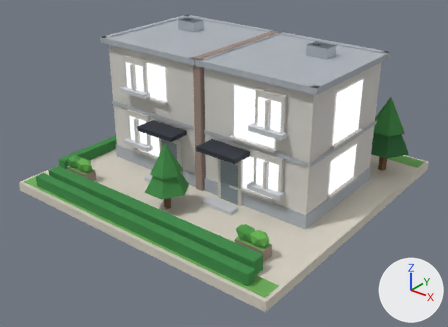
Two versions of the glTF model public/models/04.glb, one commit apart.
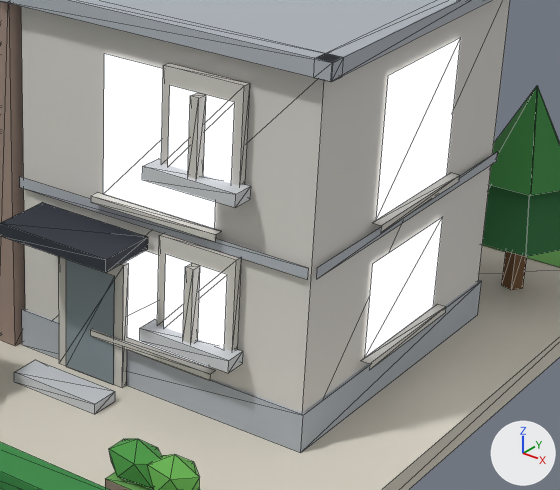
There are two pictures of each version: one whole from a camera (50 mm lens) standing at (1.127, -1.444, 0.947) and looking at (0.027, -0.069, 0.094), one close up on the part from 44% to 89% of the width and 20% to 74% of the height. Lighting does not change. The marker at lower right points along +X, +Y and +Z. The older version's two pictures come first. The close-ups show mesh edges as thin lines. Vertices at exactly the same position are counted once.

In view in the first close-up: 'b04'.
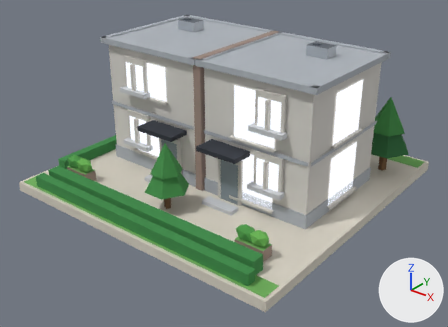
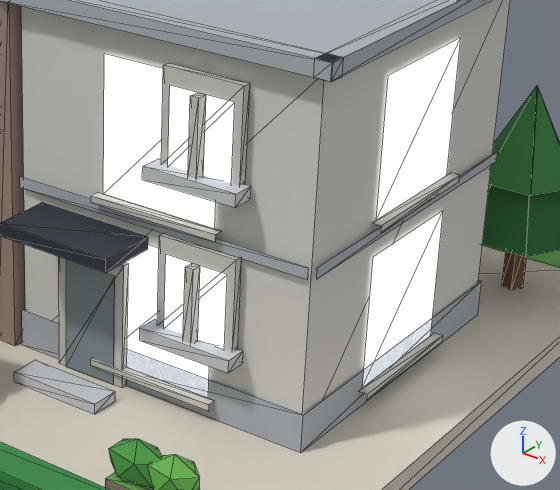
What differs and where, as boxes (x1, y1, x2, y2) in the close-ups (560 x 490 px; the box of a moved part takes in the faces that stretch with it):
part 1 of me_b04, moved or reshaped: before (90, 329, 216, 381); after (90, 358, 214, 411)
part 2 of me_b04, moved or reshaped: before (361, 304, 446, 370); after (359, 333, 443, 400)
part 3 of me_b04, moved or reshaped: before (125, 217, 443, 368); after (125, 211, 443, 397)

What changed in the scene script:
```text
Change me_b04:
    where me_b04.from_pydata(...)  # 635 vertices, 715 faces; spans x -0.48..0.48, y -0.48..0.48, z 0.0..0.479
    used by ob_b04; location = (0.0, 0.0, 0.0)
    before: 192 (0.131, -0.153, 0.088), 193 (0.269, -0.153, 0.088) at pixel (209, 367), 194 (0.269, -0.153, 0.196), 195 (0.131, -0.153, 0.196), 196 (0.383, -0.034, 0.088) at pixel (364, 357)
    before: 197 (0.383, 0.115, 0.088) at pixel (433, 306), 198 (0.383, 0.115, 0.196) at pixel (442, 216), 199 (0.383, -0.034, 0.196) at pixel (372, 263)
    me_b04 part 1: the loose piece of 6 vertices spanning x 0.122..0.278, y -0.163..-0.153, z 0.08..0.088 is moved by (0.0, 0.0, -0.036)
    me_b04 part 2: the loose piece of 6 vertices spanning x 0.383..0.394, y -0.043..0.123, z 0.08..0.088 is moved by (0.0, 0.0, -0.036)
    me_b04 part 3
    add for i in [192, 193, 196, 197]: me_b04.vertices[i].co += Vector((0.0, 0.0, -0.036))
    add for i in [194, 195, 198, 199]: me_b04.vertices[i].co += Vector((0.0, 0.0, 0.008))
```
